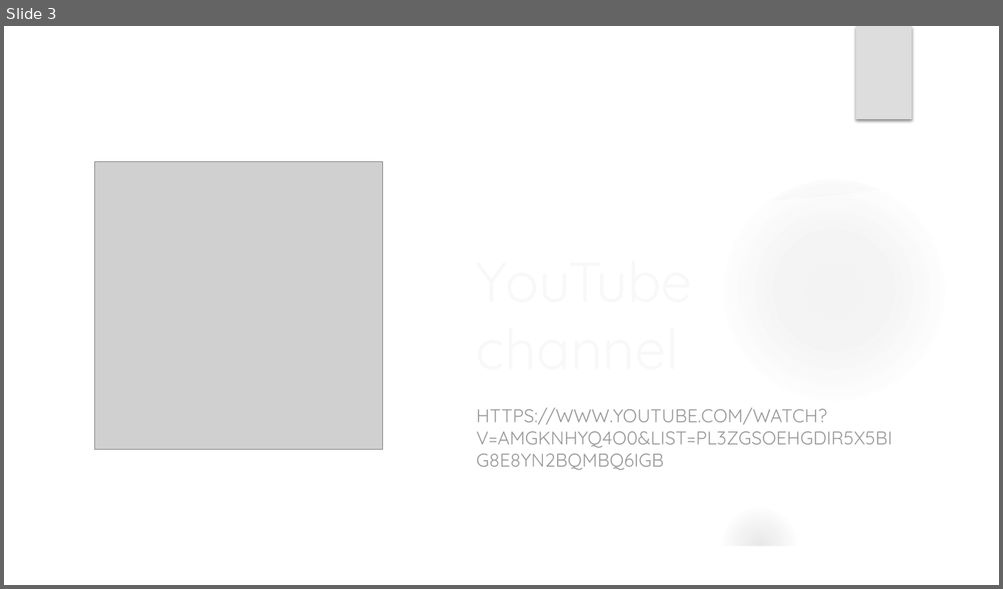
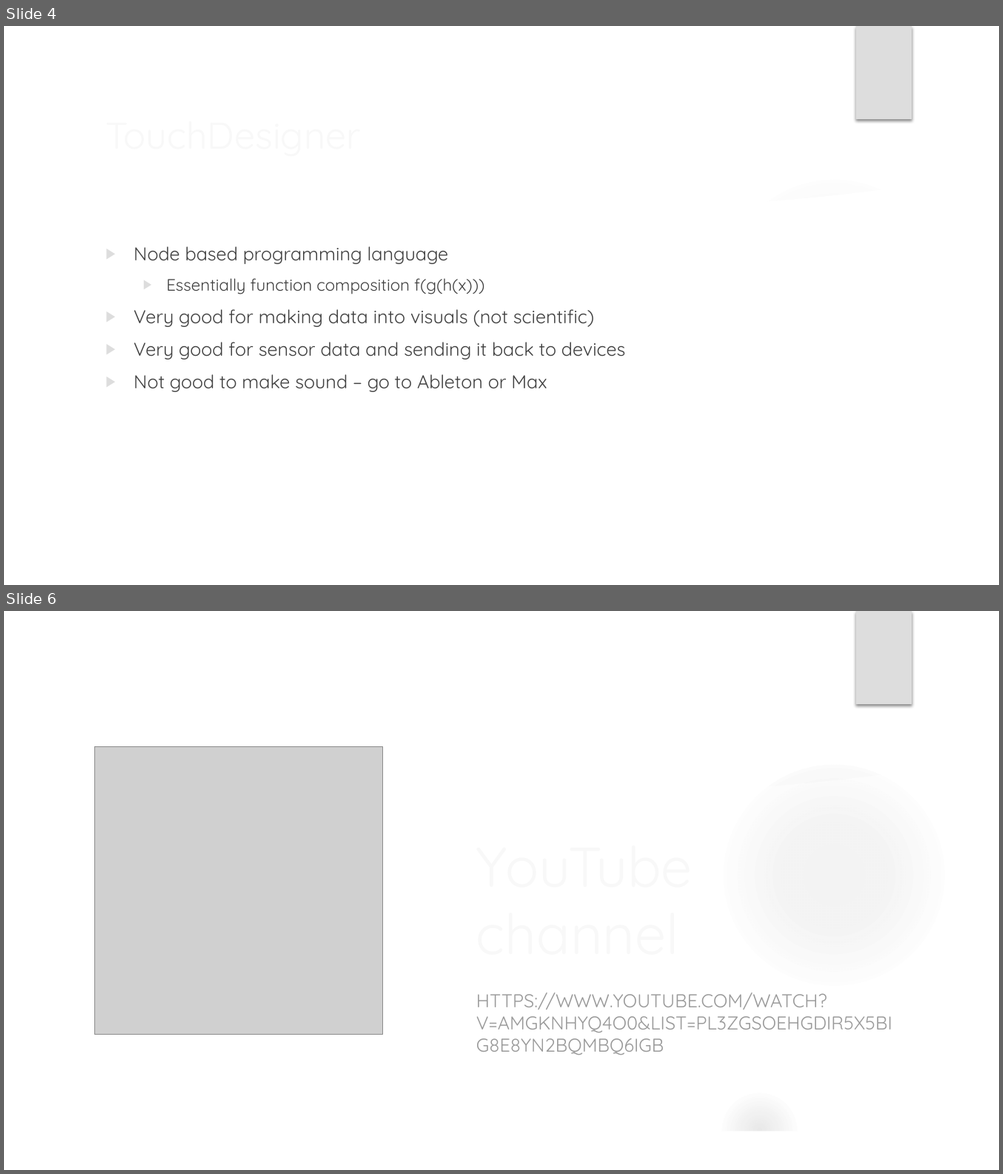
Before and after one commit to Rauleal/Immersive_enviroments_hva, a slide deck: basic_workshop_TD/Workshop_presentation.pptx. Shown one above the other, each under a label of ours: slide 3 before the commit, slides 4 and 6 after it; the slides between them are not shown. The pictures are 1003x589 and 1003x1174 pixels, drawn with LibreOffice and Linux fonts; fonts in the diff are those of the drawing; grey boxes stand for pictures; background and template pictures are left out. Boxes give left, top, right and bottom in pixels: in the first picture for what was removed or moved away, otherwise in the second. Text is boxed around its words. In the diff, an @@ line names an element or a change of style, - is before the commit and + after.

```diff
--- a/basic_workshop_TD/Workshop_presentation.pptx
+++ b/basic_workshop_TD/Workshop_presentation.pptx
@@ slide 4 added at bbox=[4, 26, 999, 585], background picture (left out); not listed: 6 template elements that a slide beside it also shows @@
@@ rectangle added at bbox=[855, 26, 911, 119], fill #DDDDDD @@
@@ title added at bbox=[98, 105, 818, 163], 36 pt, text #F8F8F8 @@
+TouchDesigner
@@ text added at bbox=[134, 247, 626, 392], 18 pt, text #404040 @@
+▶ Node based programming language
+  ▶ Essentially function composition f(g(h(x)))
+▶ Very good for making data into visuals (not scientific)
+▶ Very good for sensor data and sending it back to devices
+▶ Not good to make sound – go to Ableton or Max
@@ what was slide 3 is now slide 6 @@
```
Also in this commit, not shown: 1 slide changed, 3 other slides added, 3 other files.
